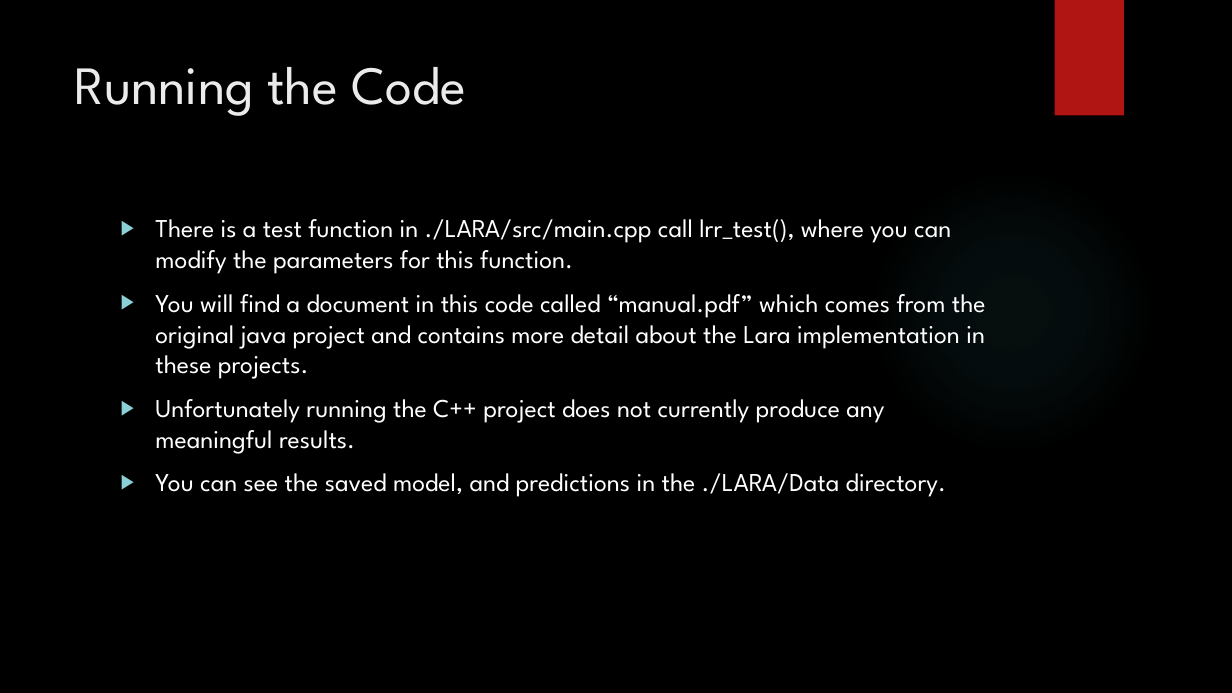
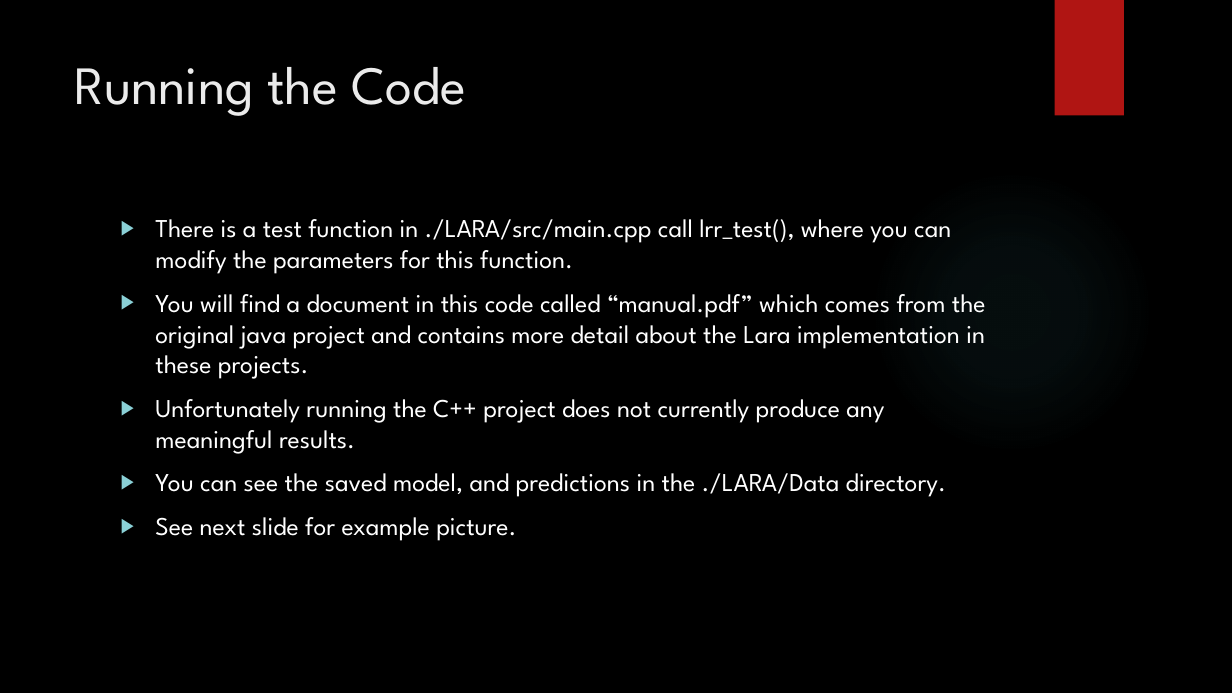
Before and after one commit to zachdick93/CourseProject, a slide deck: slide 11 of CS410 Project Presentation Slides.pptx (slide 9 before the commit). Drawn at 1232x693 pixels with LibreOffice and Linux fonts; fonts in the diff are those of the drawing; background and template pictures are left out. Boxes give left, top, right and bottom in pixels: in the first picture for what was removed or moved away, otherwise in the second. Text is boxed around its words. In the diff, an @@ line names an element or a change of style, - is before the commit and + after.

```diff
--- a/CS410 Project Presentation Slides.pptx
+++ b/CS410 Project Presentation Slides.pptx
@@ text at <box>155,517,516,541</box>: paragraph added @@
+▶ See next slide for example picture.
```
Also in this commit, not shown: 4 other slides changed, 3 slides added, 51 other files.
